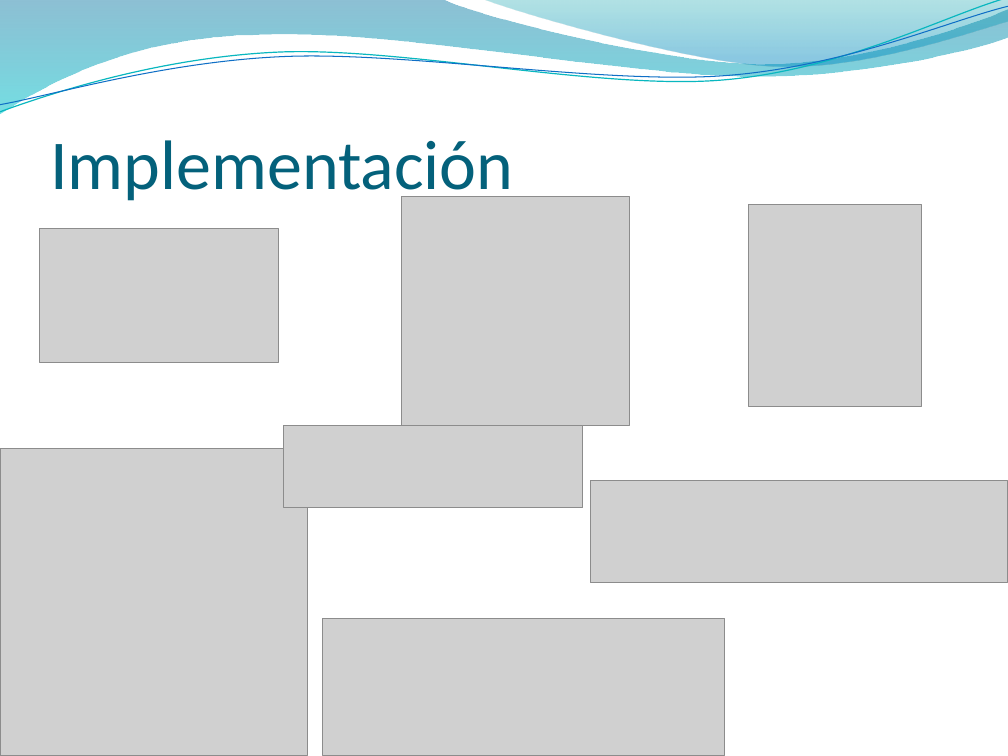
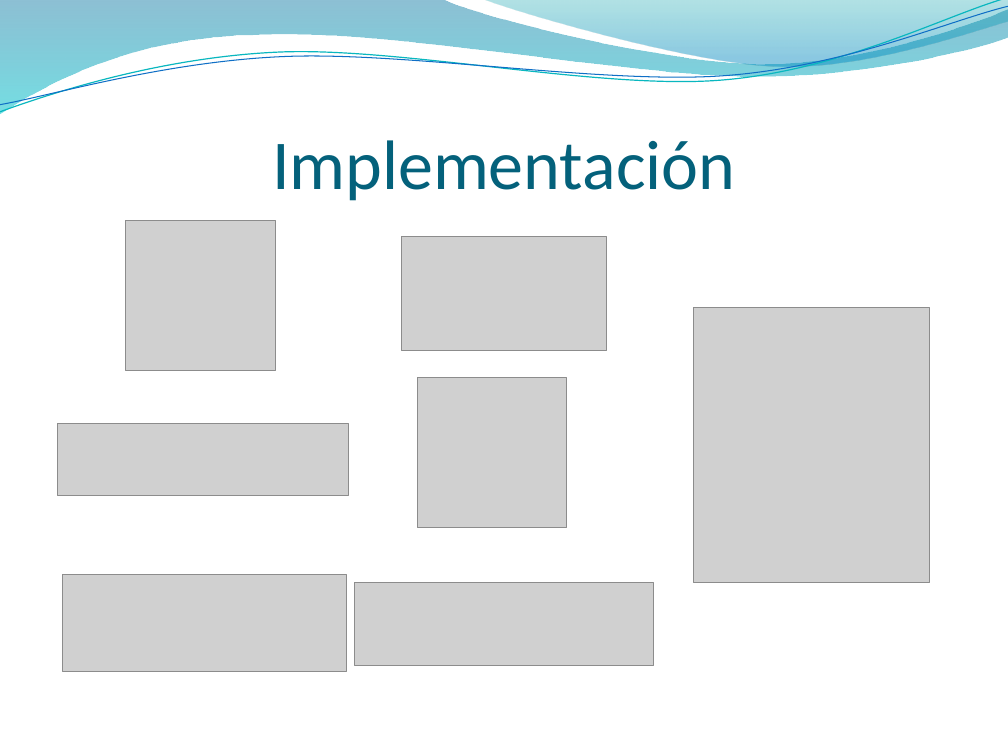
Before and after one commit to ORGTecnologo/7b6581PT, a slide deck: slide 12 of Documentacion/Entregas/Presentacion/Presentacion.pptx (slide 10 before the commit). Drawn at 1008x756 pixels with LibreOffice and Linux fonts; fonts in the diff are those of the drawing; grey boxes stand for pictures; background and template pictures are left out. Boxes give left, top, right and bottom in pixels: in the first picture for what was removed or moved away, otherwise in the second. Text is boxed around its words. In the diff, an @@ line names an element or a change of style, - is before the commit and + after.

```diff
--- a/Documentacion/Entregas/Presentacion/Presentacion.pptx
+++ b/Documentacion/Entregas/Presentacion/Presentacion.pptx
@@ title "Implementación" at [272,140,735,201]: alignment left to centre @@
@@ table added at [50,214,958,694], 3 rows, 3 columns @@
+ |  | 
+ |  | 
+ |  | 
@@ picture: place and size @@
-picture at [401,197,630,425]
+picture at [126,221,275,370]
@@ picture: place and size @@
-picture at [39,229,278,363]
+picture at [401,236,606,351]
@@ picture: place and size @@
-picture at [748,205,921,406]
+picture at [694,307,929,583]
@@ picture: place and size @@
-picture at [0,449,307,756]
+picture at [417,378,566,527]
@@ picture: place and size @@
-picture at [591,481,1008,584]
+picture at [57,423,349,495]
@@ picture: place and size @@
-picture at [323,619,725,756]
+picture at [62,575,346,671]
@@ picture: place and size @@
-picture at [283,425,583,508]
+picture at [355,583,654,665]
```
Also in this commit, not shown: 10 other slides changed, 5 slides added, 17 slides removed, 3 other files.
